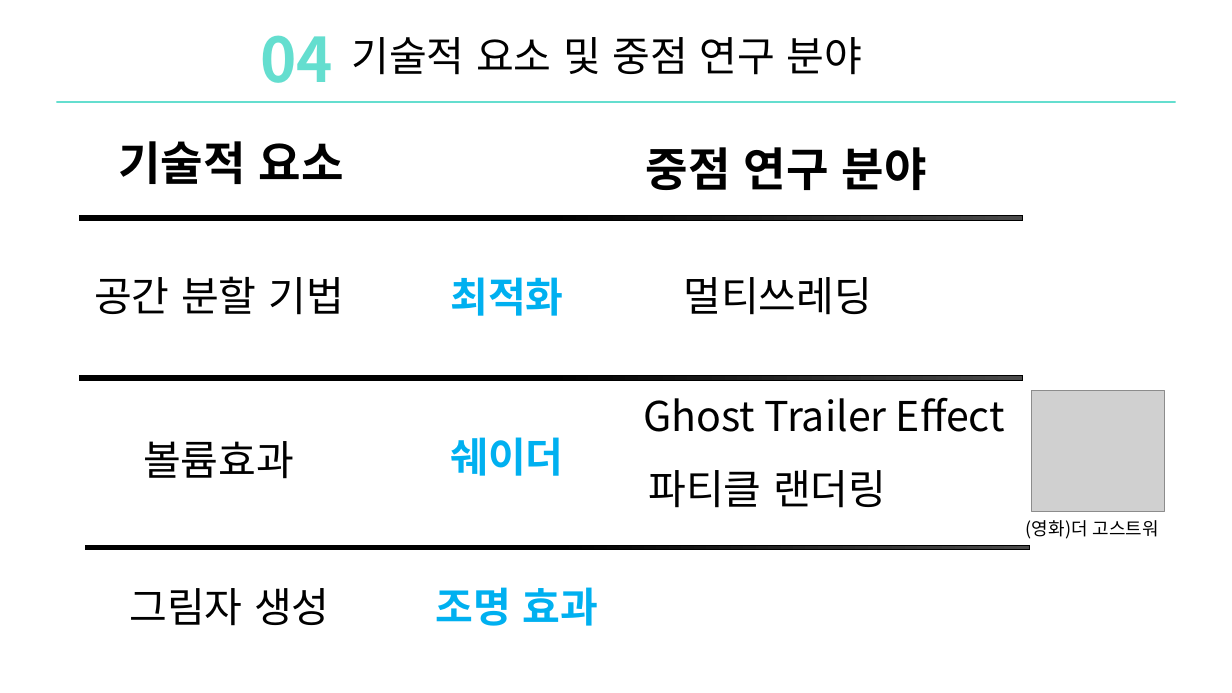
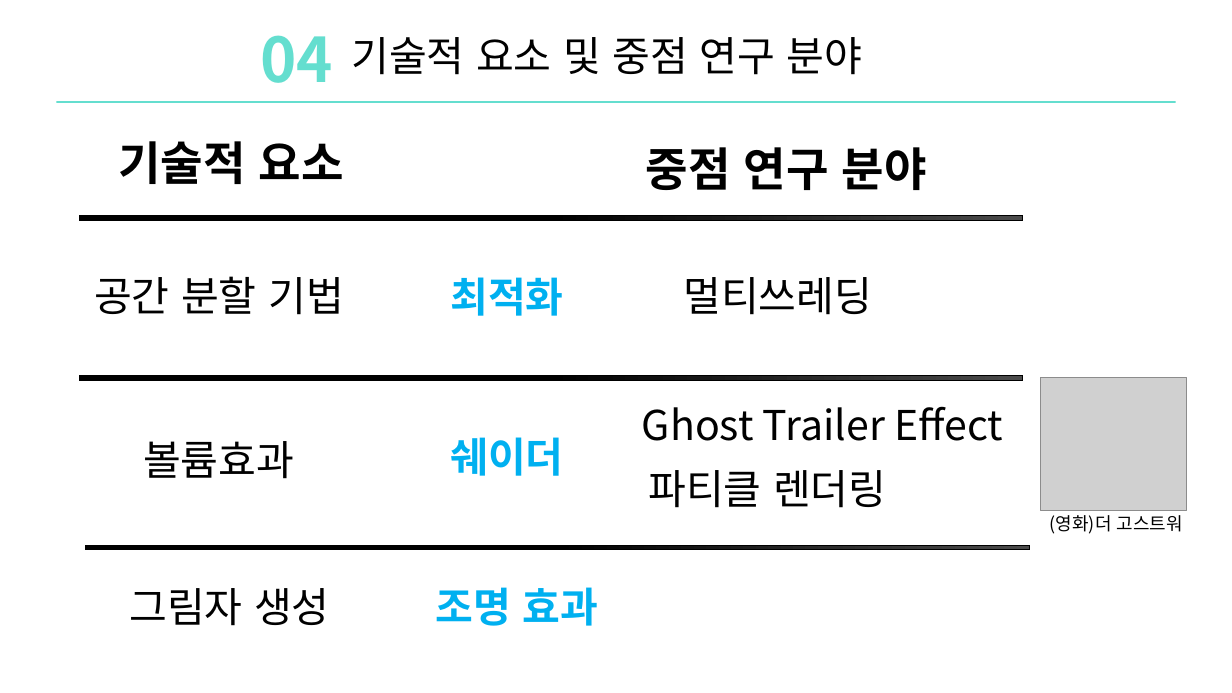
Before and after one commit to DoHanK/COLONY, a slide deck: slide 16 of 기획서/Colony_ppt발표.pptx. Drawn at 1232x693 pixels with LibreOffice and Linux fonts; fonts in the diff are those of the drawing; grey boxes stand for pictures. Boxes give left, top, right and bottom in pixels: in the first picture for what was removed or moved away, otherwise in the second. Text is boxed around its words. In the diff, an @@ line names an element or a change of style, - is before the commit and + after.

```diff
--- a/기획서/Colony_ppt발표.pptx
+++ b/기획서/Colony_ppt발표.pptx
@@ picture: place and size @@
-picture at <box>1031,390,1165,511</box>
+picture at <box>1041,378,1188,511</box>
@@ text "Ghost Trailer Effect": place and size @@
-text "Ghost Trailer Effect" at <box>643,397,1005,432</box>
+text "Ghost Trailer Effect" at <box>642,406,1003,441</box>
@@ text at <box>648,470,886,508</box>: text changed @@
-파티클 랜더링
+파티클 렌더링
@@ text "(영화)더 고스트워": place and size @@
-text "(영화)더 고스트워" at <box>1026,520,1159,539</box>
+text "(영화)더 고스트워" at <box>1050,515,1183,534</box>
```
Also in this commit, not shown: 8 other slides changed, 1 slide added, 1 slide removed.
